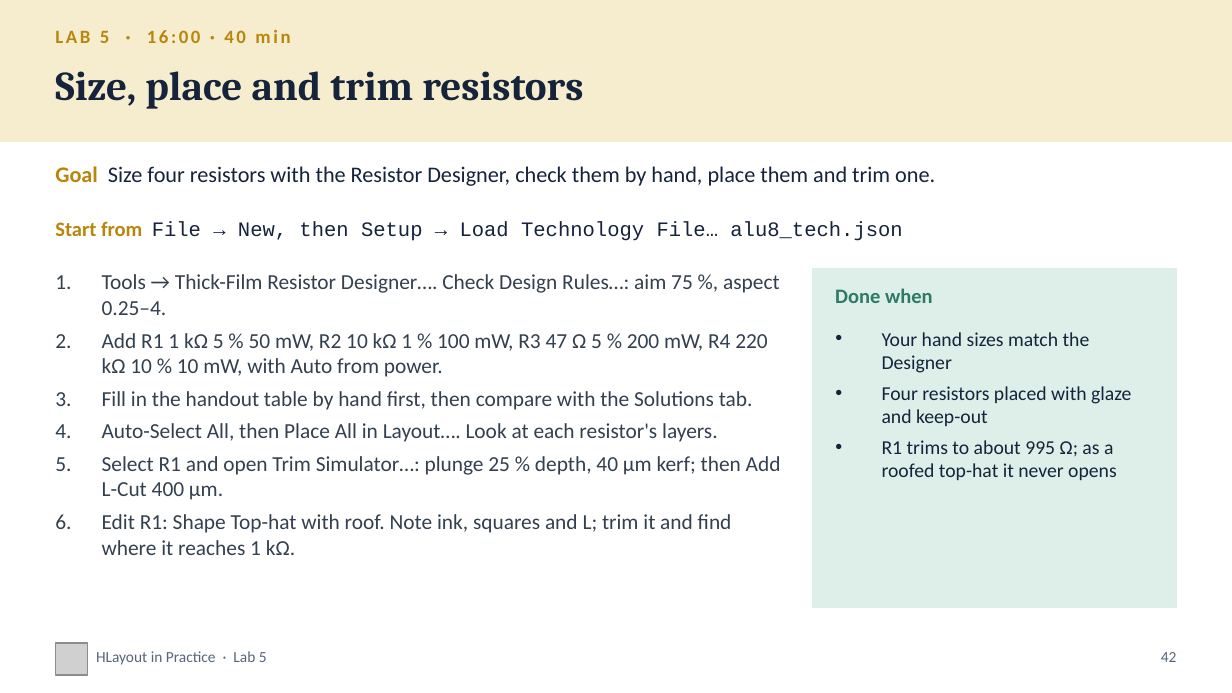
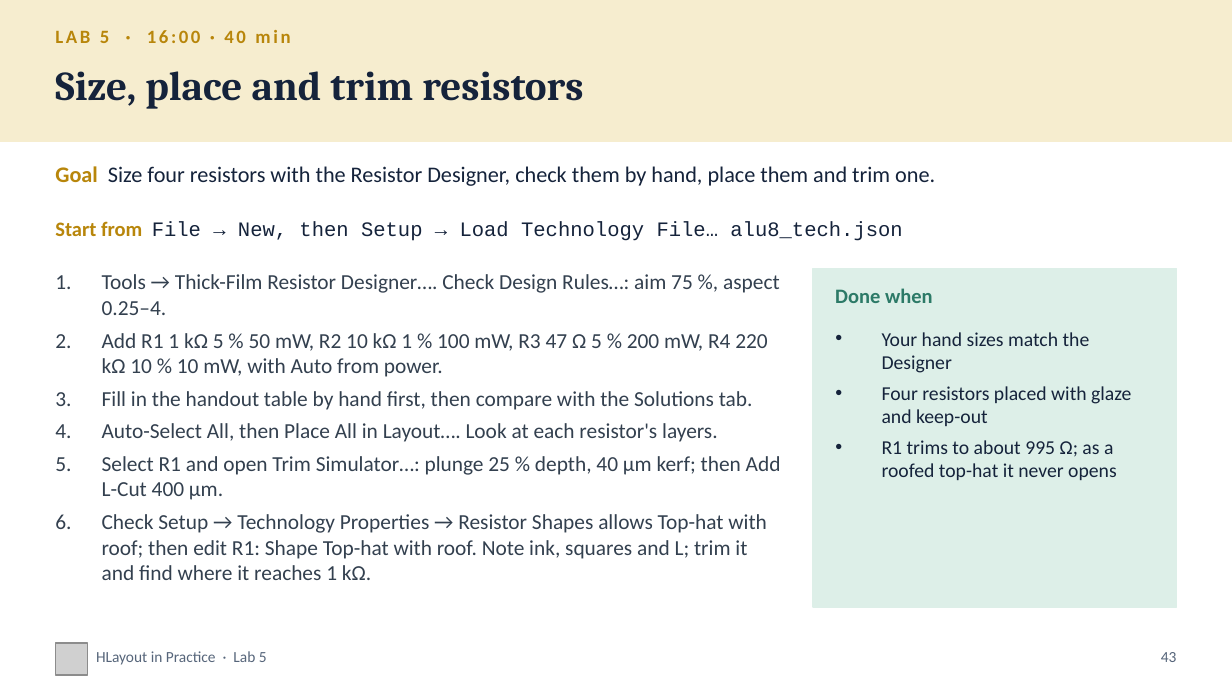
Before and after one commit to alvinmb/Hlayout, a slide deck: slide 43 of training/HLayout_Training_ALU8.pptx (slide 42 before the commit). Drawn at 1232x693 pixels with LibreOffice and Linux fonts; fonts in the diff are those of the drawing; grey boxes stand for pictures. Boxes give left, top, right and bottom in pixels: in the first picture for what was removed or moved away, otherwise in the second. Text is boxed around its words. In the diff, an @@ line names an element or a change of style, - is before the commit and + after.

```diff
--- a/training/HLayout_Training_ALU8.pptx
+++ b/training/HLayout_Training_ALU8.pptx
@@ text at [102,514,767,580]: text changed @@
-6. Edit R1: Shape Top-hat with roof. Note ink, squares and L; trim it and find where it reaches 1 kΩ.
+6. Check Setup → Technology Properties → Resistor Shapes allows Top-hat with roof; then edit R1: Shape Top-hat with roof. Note ink, squares and L; trim it and find where it reaches 1 kΩ.
@@ text at [1161,652,1177,662]: text changed @@
-42
+43
```
Also in this commit, not shown: 64 other slides changed, 1 slide added, 8 other files.
